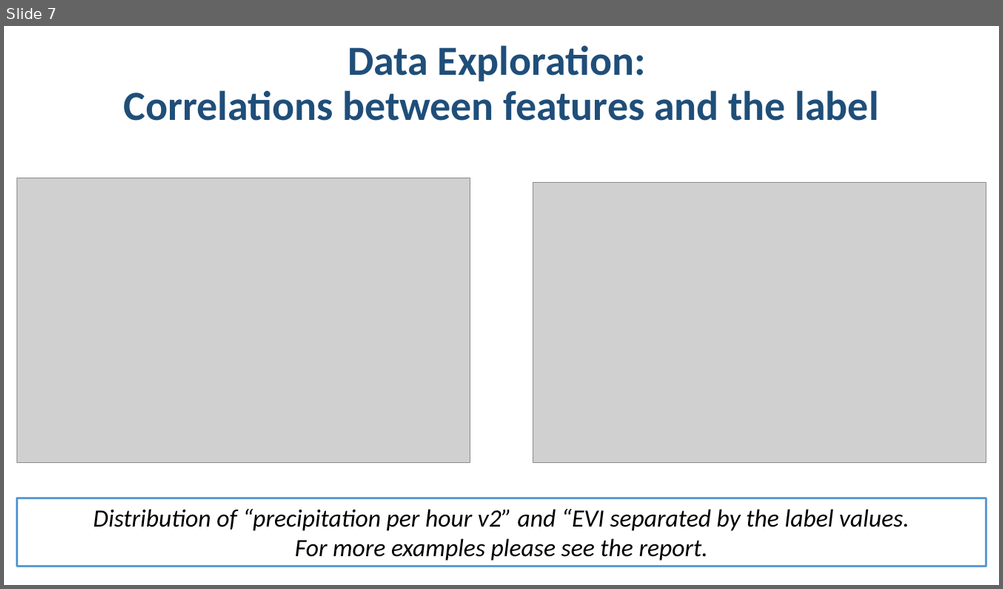
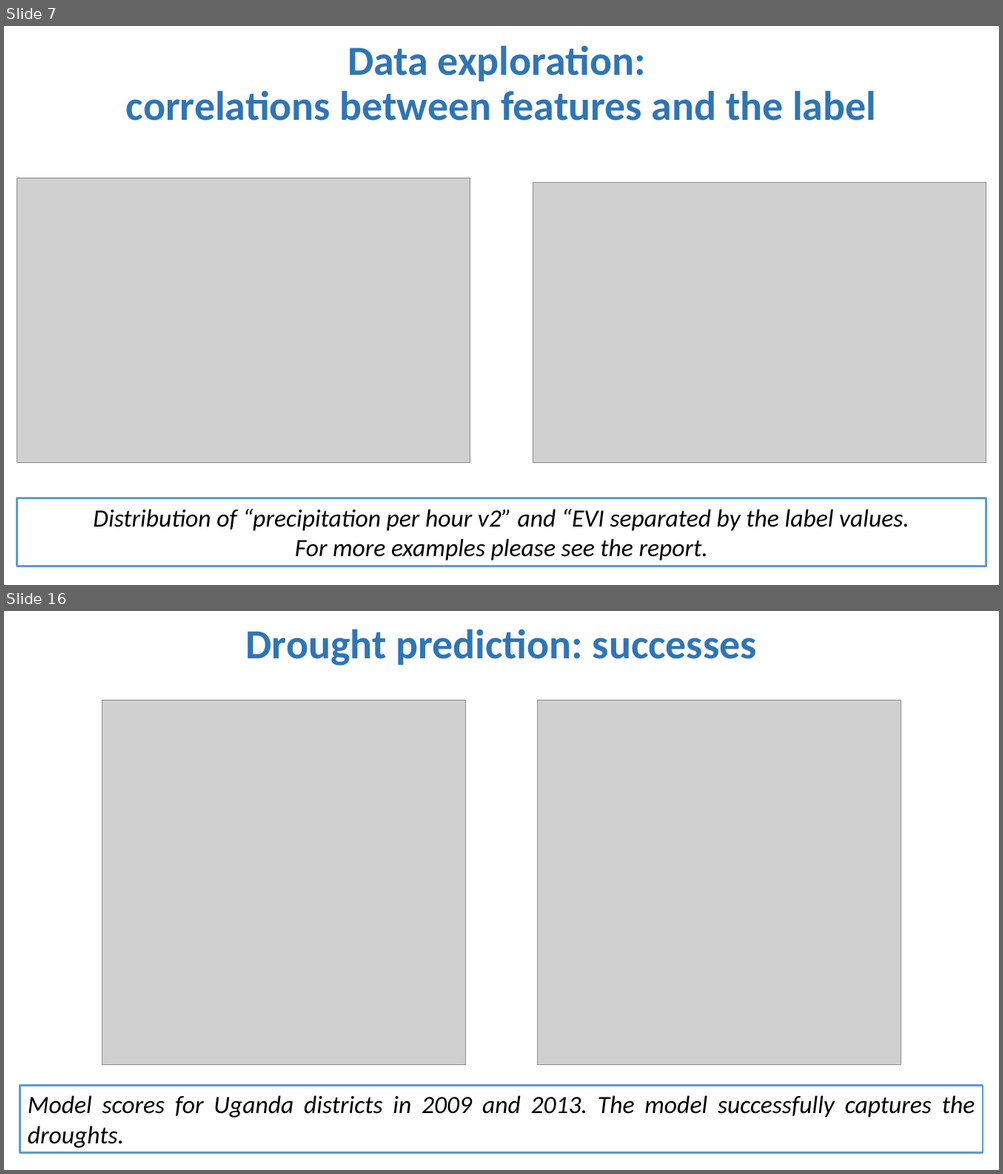
Before and after one commit to rodekruis/IBF-model, a slide deck: drought/skill-assessment/Model Event Data/Presentation/Model_event_data_Uganda.pptx. Shown one above the other, each under a label of ours: slide 7 before the commit, slides 7 and 16 after it; the slides between them are not shown. The pictures are 1003x589 and 1003x1174 pixels, drawn with LibreOffice and Linux fonts; fonts in the diff are those of the drawing; grey boxes stand for pictures. Boxes give left, top, right and bottom in pixels: in the first picture for what was removed or moved away, otherwise in the second. Text is boxed around its words. In the diff, an @@ line names an element or a change of style, - is before the commit and + after.

```diff
--- a/drought/skill-assessment/Model Event Data/Presentation/Model_event_data_Uganda.pptx
+++ b/drought/skill-assessment/Model Event Data/Presentation/Model_event_data_Uganda.pptx
@@ slide 16 added at [4,611,999,1170], background #FFFFFF @@
@@ title added at [246,629,757,666], 40 pt, text #2E75B6, bold @@
+Drought prediction: successes
@@ picture added at [102,700,466,1065] @@
@@ picture added at [538,700,902,1065] @@
@@ rectangle added at [20,1085,983,1153], outline #5B9BD5 2 pt, 24 pt, text #000000, italic @@
+Model scores for Uganda districts in 2009 and 2013. The model successfully captures the droughts.
@@ slide 7 changed as well @@
@@ title at [126,45,876,121]: text changed; text colour #1F4E79 to #2E75B6 @@
-Data Exploration:
-Correlations between features and the label
+Data exploration:
+correlations between features and the label
```
Also in this commit, not shown: 5 other slides changed, 19 other slides added, 1 slide removed, 19 other files.
